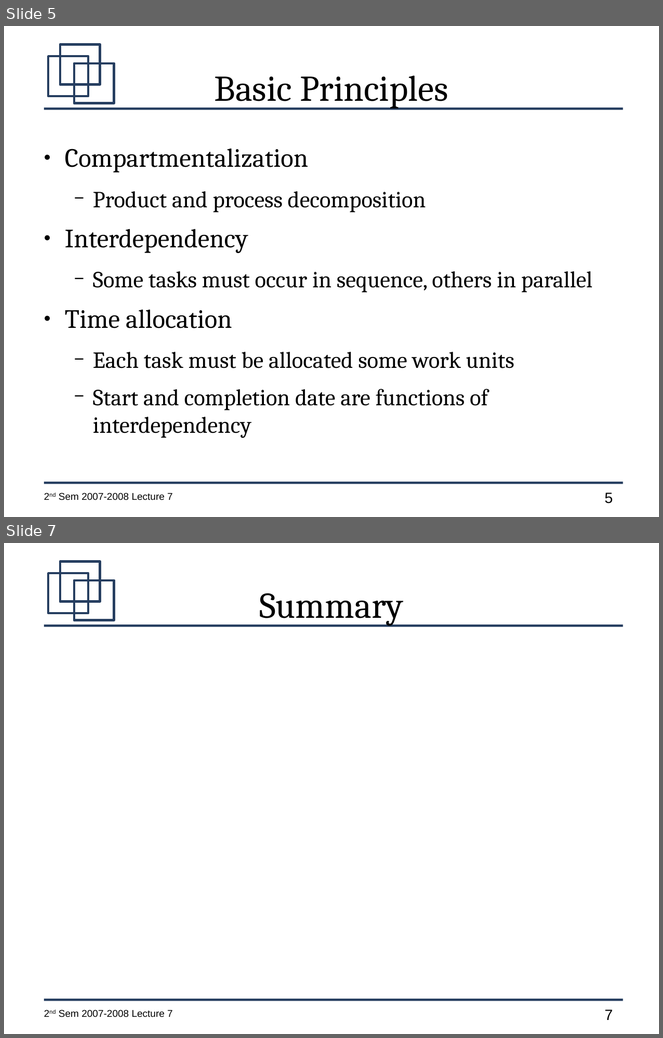
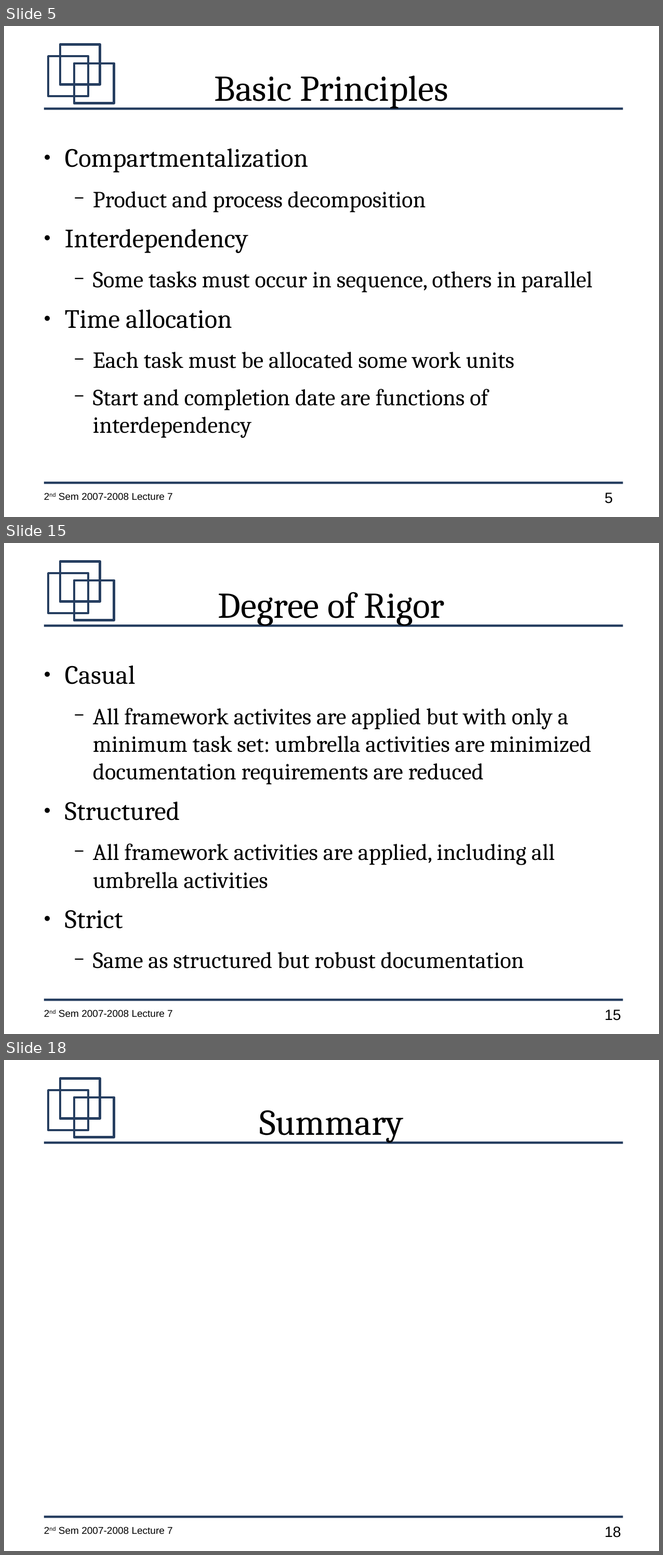
Before and after one commit to jachermocilla/jach-homepage, a slide deck: CMSC128-2nd-Sem-2007-L7.odp. Shown one above the other, each under a label of ours: slides 5 and 7 before the commit, slides 5, 15 and 18 after it; the slides between them are not shown. The pictures are 663x1038 and 663x1555 pixels, drawn with LibreOffice and Linux fonts; fonts in the diff are those of the drawing. Boxes give left, top, right and bottom in pixels: in the first picture for what was removed or moved away, otherwise in the second. Text is boxed around its words. In the diff, an @@ line names an element or a change of style, - is before the commit and + after.

```diff
--- a/CMSC128-2nd-Sem-2007-L7.odp
+++ b/CMSC128-2nd-Sem-2007-L7.odp
@@ slide 15 added at bbox=[4, 543, 659, 1034], background #FFFFFF; not listed: 7 template elements that a slide beside it also shows @@
@@ title added at bbox=[218, 592, 445, 626], 44 pt, text #000000 @@
+Degree of Rigor
@@ text added at bbox=[65, 665, 592, 969], 28 pt, text #000000 @@
+● Casual
+  − All framework activites are applied but with only a minimum task set: umbrella activities are minimized documentation requirements are reduced
+● Structured
+  − All framework activities are applied, including all umbrella activities
+● Strict
+  − Same as structured but robust documentation
@@ what was slide 7 is now slide 18 @@
@@ page number at bbox=[605, 1527, 621, 1538]: text changed @@
-7
+18
```
Also in this commit, not shown: 1 slide changed, 10 other slides added, 1 other file.
